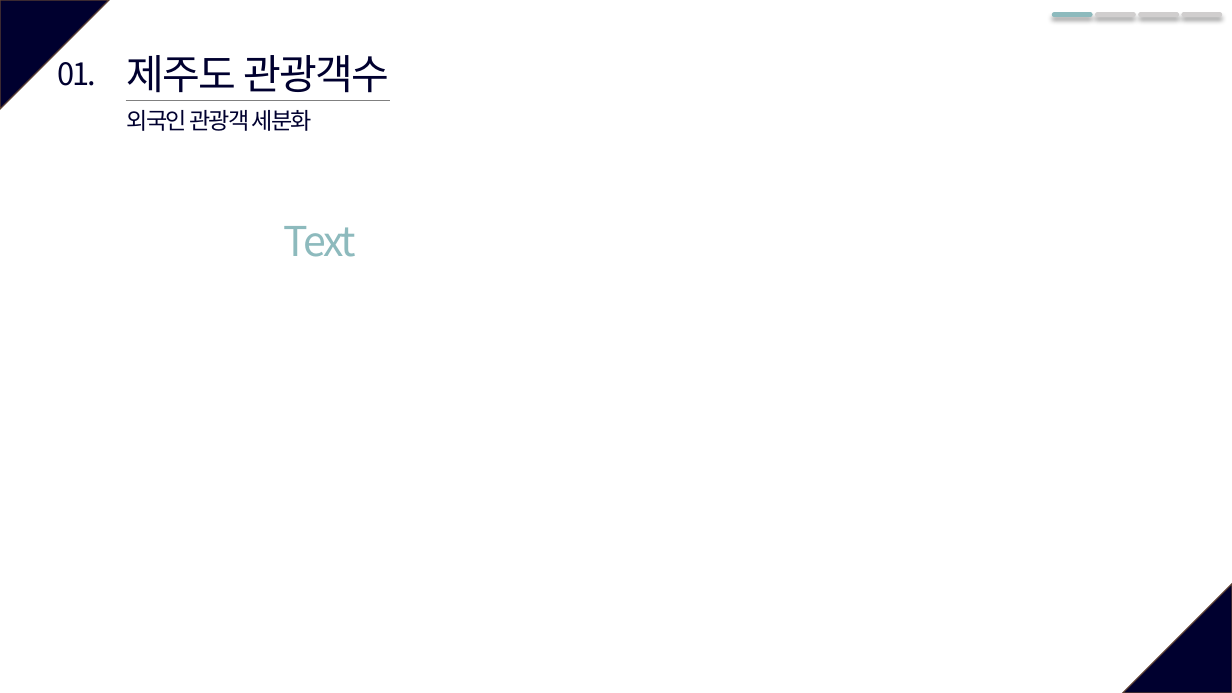
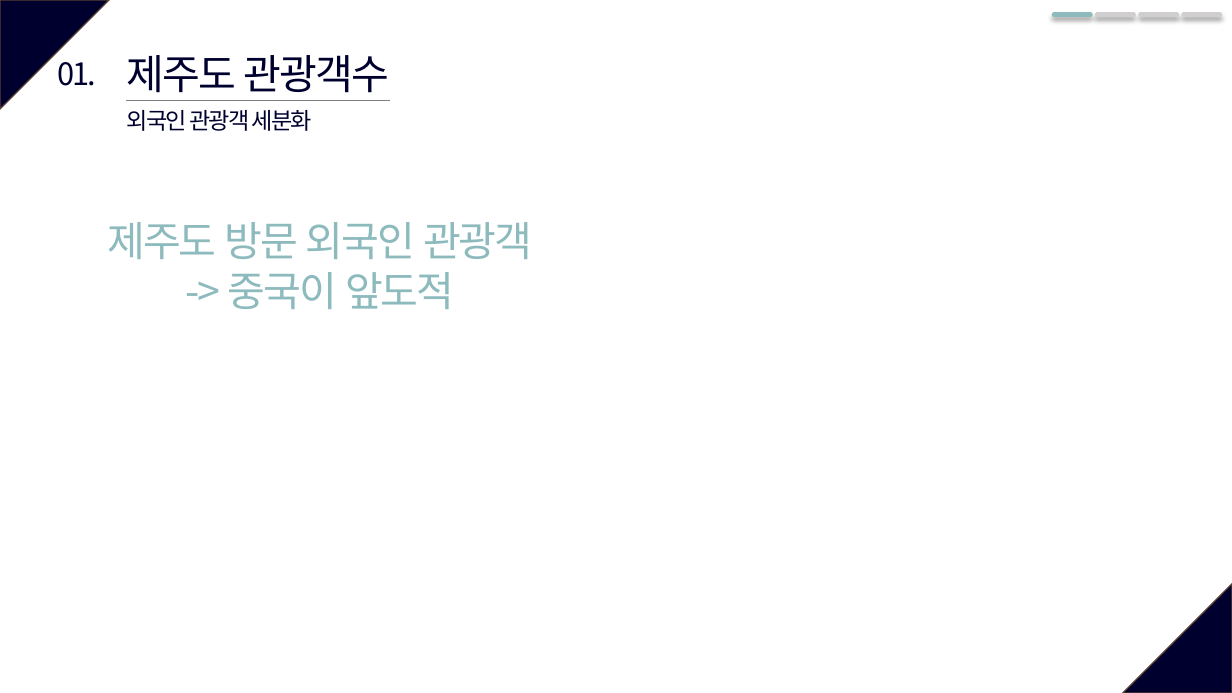
Before and after one commit to so-jeong0127/6-project, a slide deck: slide 6 of 6조_외부환경영향.pptx. Drawn at 1232x693 pixels with LibreOffice and Linux fonts; fonts in the diff are those of the drawing. Boxes give left, top, right and bottom in pixels: in the first picture for what was removed or moved away, otherwise in the second. Text is boxed around its words. In the diff, an @@ line names an element or a change of style, - is before the commit and + after.

```diff
--- a/6조_외부환경영향.pptx
+++ b/6조_외부환경영향.pptx
@@ text at bbox=[107, 222, 533, 309]: text changed @@
-Text
+제주도 방문 외국인 관광객
+-> 중국이 앞도적
```
Also in this commit, not shown: 7 other slides changed.
